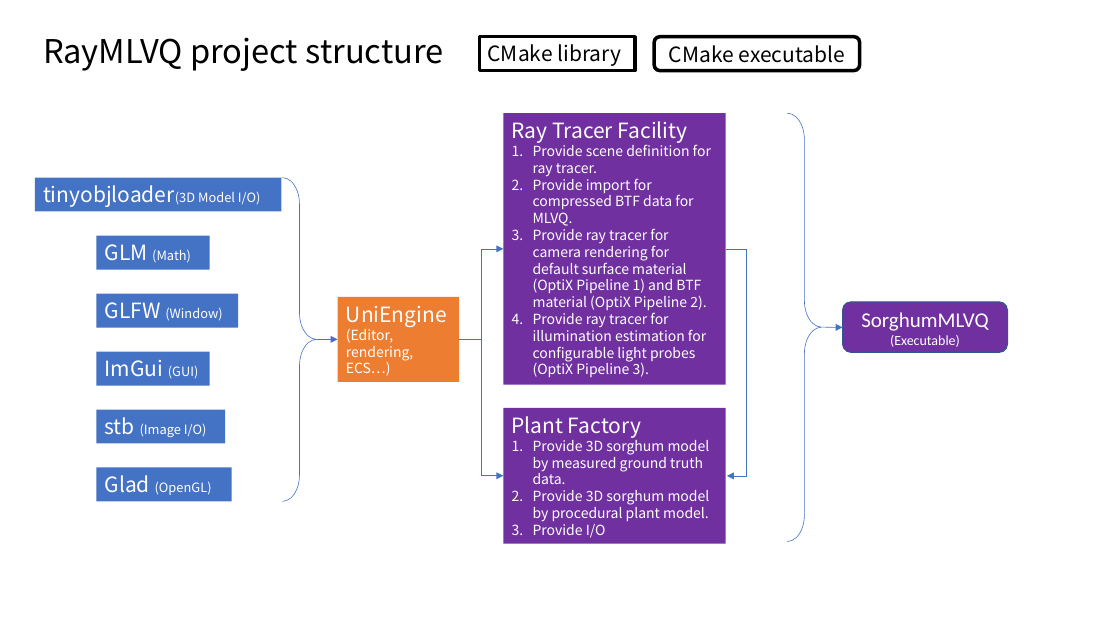
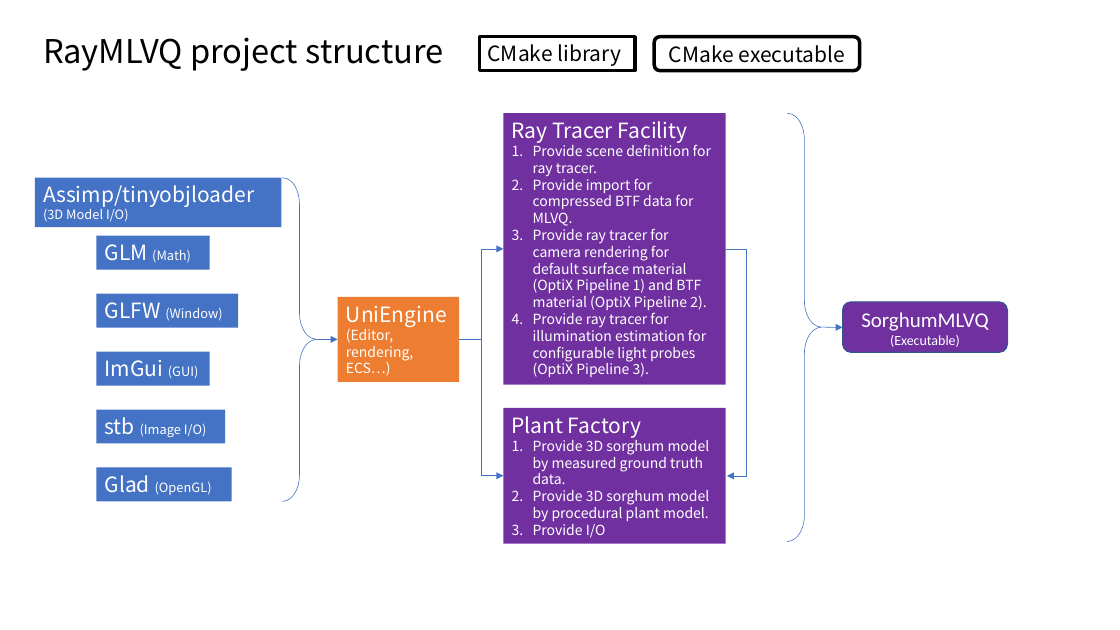
Before and after one commit to edisonlee0212/SorghumFactory, a slide deck: slide 1 of Project Structure.pptx. Drawn at 1120x630 pixels with LibreOffice and Linux fonts; fonts in the diff are those of the drawing. Boxes give left, top, right and bottom in pixels: in the first picture for what was removed or moved away, otherwise in the second. Text is boxed around its words. In the diff, an @@ line names an element or a change of style, - is before the commit and + after.

```diff
--- a/Project Structure.pptx
+++ b/Project Structure.pptx
@@ rectangle "Assimp/tinyobjloader": place and size @@
-rectangle "Assimp/tinyobjloader" at [34,177,281,211]
+rectangle "Assimp/tinyobjloader" at [34,177,281,227]
@@ text in rectangle at [43,185,254,222]: text changed @@
-tinyobjloader(3D Model I/O)
+Assimp/tinyobjloader
+(3D Model I/O)
```
Also in this commit, not shown: 3 other files.
